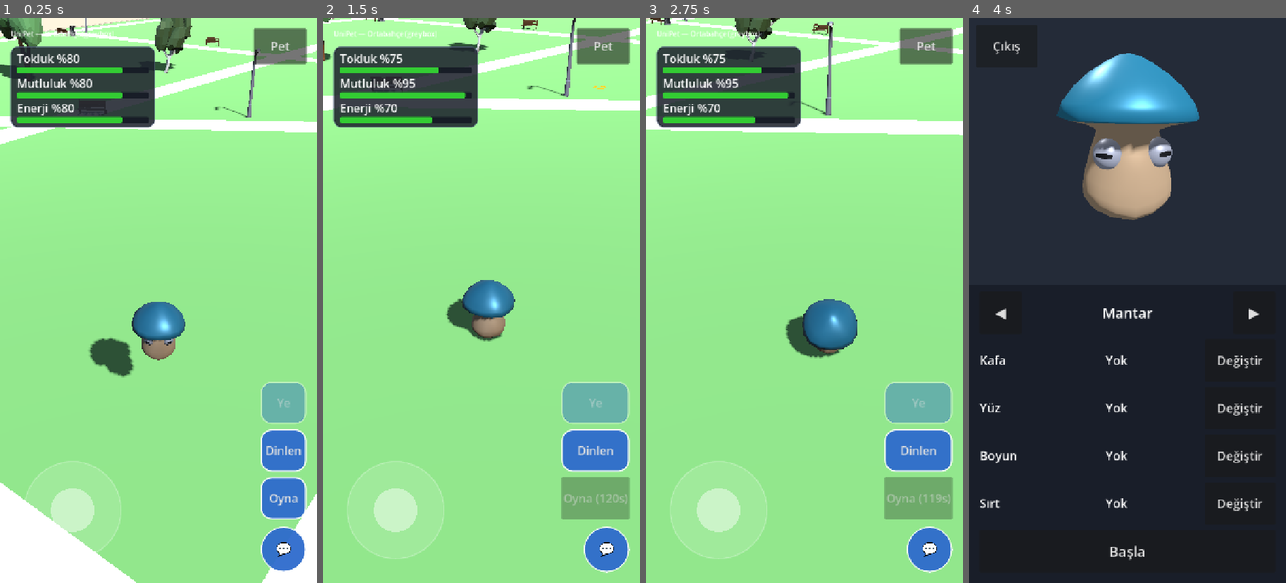
Above: before the commit, frames 1-4 (left to right).
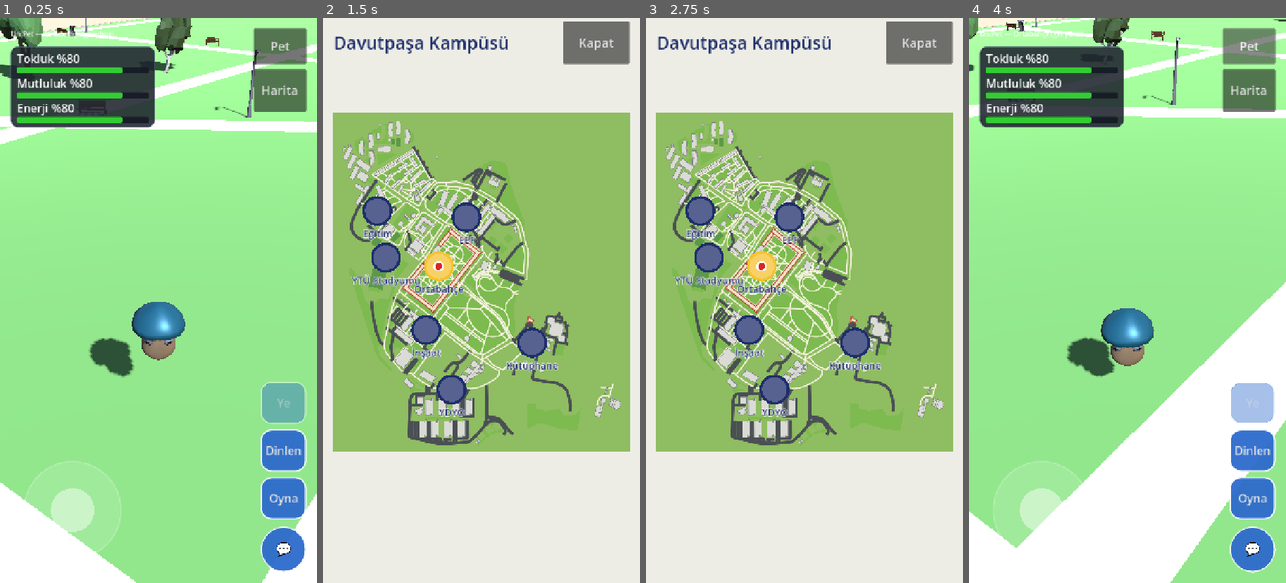
Above: after the commit, the same moments.

Repository: talha24052050/unipet
Game: Godot game, scene res://scenes/main.tscn
Two runs of this game, one before a commit and one after it. Both use one fixed random seed, a clock stepped at 60 frames per second and the inputs below. This scene is started directly instead of the project's main scene.
Inputs (mouse positions are in pixels of both pictures, inside the frame that each line leads up to):
- Up to frame 1 (0.25 s): no input
- Up to frame 2 (1.5 s): click (601, 91) at 0.5 s, where only the run after the commit has a clickable "Harita"; click (605, 498) at 1.25 s, where only the run before the commit has a clickable "Oyna"
- Up to frame 3 (2.75 s): tap Enter at 2 s; move the mouse to (874, 272) at 2.02 s; hold Right (ui_right) from 2.03 s (still down); click (874, 272) at 2.17 s
- Up to frame 4 (4 s): release Right (ui_right) at 2.75 s; drag from (1064, 328) to (1111, 413) at 2.77 s; click (1247, 46) at 3.5 s, where only the run before the commit has a clickable "Pet"

The runs differ from the first frame. In frame 1, 1.3% of the frame differs, in the area x 79-97%, y 9-17%; in frame 2, 99%; in frame 3, 99%, in the area x 0-100%, y 0-100%; in frame 4, 98%.

Commit message:
5.4 tamam: oyunda Harita butonu → kampüs haritası → bölge seç → o bölge yüklenir (buton→harita→güney akışı doğrulandı); 5.5 bakım ekranıyla tamam
Claude-Session: https://claude.ai/code/session_01W3xfYM39N4DkoDcWJ4iSdQ

Diff:
--- a/game/scenes/main.tscn
+++ b/game/scenes/main.tscn
@@ -11,6 +11,7 @@
 [ext_resource type="Script" path="res://src/net/network_sync.gd" id="9"]
 [ext_resource type="Script" path="res://src/world/prop_placer.gd" id="10"]
 [ext_resource type="PackedScene" path="res://scenes/ui/care_hud.tscn" id="11"]
+[ext_resource type="Script" path="res://src/ui/map_button.gd" id="12"]
 
 [sub_resource type="NavigationMesh" id="navmesh"]
 geometry_parsed_geometry_type = 1
@@ -165,6 +166,19 @@
 text = "Pet"
 script = SubResource("pet_btn_script")
 
+[node name="MapButton" type="Button" parent="UI"]
+anchors_preset = 1
+anchor_left = 1.0
+anchor_right = 1.0
+offset_left = -144.0
+offset_top = 116.0
+offset_right = -24.0
+offset_bottom = 212.0
+grow_horizontal = 0
+theme_override_font_sizes/font_size = 28
+text = "Harita"
+script = ExtResource("12")
+
 [node name="ChatMenu" parent="UI" instance=ExtResource("8")]
 
 [node name="CareHud" parent="UI" instance=ExtResource("11")]
--- /dev/null
+++ b/game/src/ui/map_button.gd
@@ -0,0 +1,16 @@
+extends Button
+## Oyun ekranındaki "Harita" butonu: kampüs haritasını açar, oyuncunun konumunu "buradasın" için iletir.
+
+const CampusMap := preload("res://src/ui/campus_map.gd")
+
+## Konumu iletilecek oyuncu (boşsa ../../Player denenir).
+@export var player: Node3D
+
+
+func _ready() -> void:
+	pressed.connect(_open)
+
+
+func _open() -> void:
+	var p: Node3D = player if player != null else get_node_or_null("../../Player") as Node3D
+	CampusMap.open_from(get_tree(), p.global_position if p != null else Vector3.INF)
Not shown, added: game/src/ui/map_button.gd.uid
Not shown, changed: docs/ROADMAP.md
